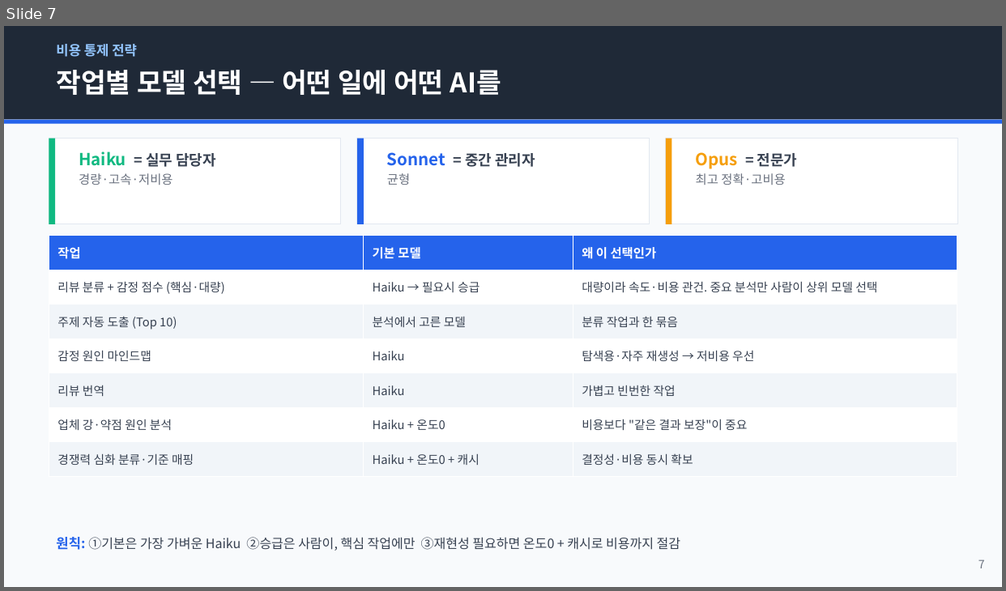
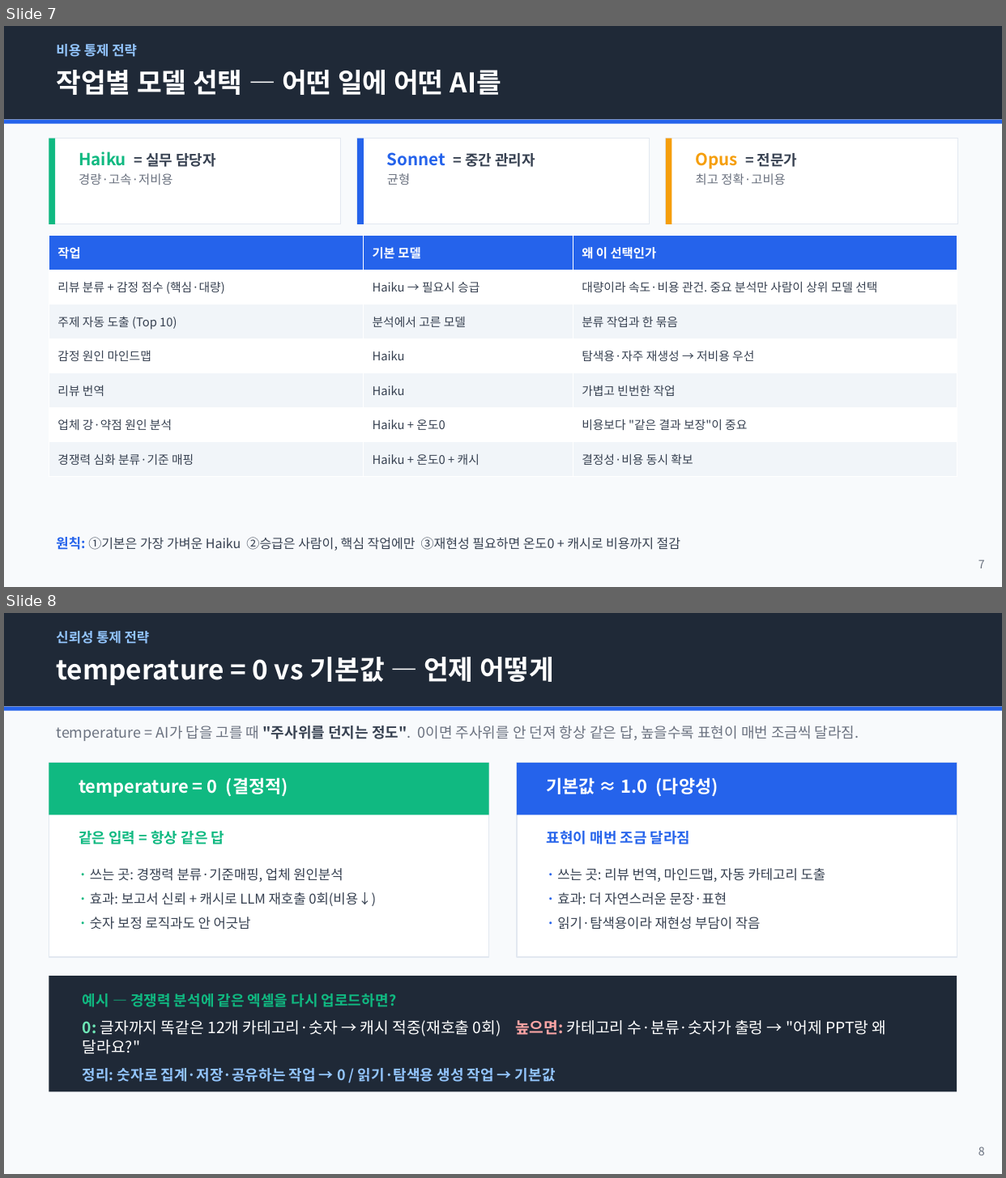
Before and after one commit to Kye-Jaemin/review-analysis-dashboard, a slide deck: MAKING_OF.pptx. Shown one above the other, each under a label of ours: slide 7 before the commit, slides 7 and 8 after it. The pictures are 1006x591 and 1006x1178 pixels, drawn with LibreOffice and Linux fonts; fonts in the diff are those of the drawing. Boxes give left, top, right and bottom in pixels: in the first picture for what was removed or moved away, otherwise in the second. Text is boxed around its words. In the diff, an @@ line names an element or a change of style, - is before the commit and + after.

```diff
--- a/MAKING_OF.pptx
+++ b/MAKING_OF.pptx
@@ slide 8 added at [4, 613, 1002, 1174], background #FFFFFF @@
@@ rectangle added at [4, 613, 1002, 1174], fill #F8FAFC @@
@@ rectangle added at [4, 613, 1002, 707], fill #1F2937 @@
@@ text added at [56, 631, 150, 644], 13 pt, text #93C5FD, bold @@
+신뢰성 통제 전략
@@ text added at [56, 657, 554, 685], 26 pt, text #FFFFFF, bold @@
+temperature = 0 vs 기본값 — 언제 어떻게
@@ rectangle added at [4, 707, 1002, 711], fill #2563EB @@
@@ text added at [56, 726, 859, 741], 14 pt, text #6B7280 @@
+temperature = AI가 답을 고를 때 "주사위를 던지는 정도". 0이면 주사위를 안 던져 항상 같은 답, 높을수록 표현이 매번 조금씩 달라짐.
@@ rectangle added at [49, 763, 489, 957], fill #FFFFFF, outline #E2E8F0 1 pt @@
@@ rectangle added at [49, 763, 489, 815], fill #10B981 @@
@@ text added at [79, 777, 288, 797], 17 pt, text #FFFFFF, bold @@
+temperature = 0 (결정적)
@@ rectangle added at [517, 763, 957, 957], fill #FFFFFF, outline #E2E8F0 1 pt @@
@@ rectangle added at [517, 763, 957, 815], fill #2563EB @@
@@ text added at [547, 777, 718, 797], 17 pt, text #FFFFFF, bold @@
+기본값 ≈ 1.0 (다양성)
@@ text added at [79, 831, 225, 845], 14 pt, text #10B981, bold @@
+같은 입력 = 항상 같은 답
@@ text added at [547, 831, 691, 845], 14 pt, text #2563EB, bold @@
+표현이 매번 조금 달라짐
@@ text added at [90, 868, 376, 930], 13 pt, text #374151 @@
+· 쓰는 곳: 경쟁력 분류·기준매핑, 업체 원인분석
+· 효과: 보고서 신뢰 + 캐시로 LLM 재호출 0회(비용↓)
+· 숫자 보정 로직과도 안 어긋남
@@ text added at [557, 868, 826, 930], 13 pt, text #374151 @@
+· 쓰는 곳: 리뷰 번역, 마인드맵, 자동 카테고리 도출
+· 효과: 더 자연스러운 문장·표현
+· 읽기·탐색용이라 재현성 부담이 작음
@@ rectangle added at [49, 976, 957, 1093], fill #1F2937 @@
@@ text added at [83, 994, 887, 1082], 15 pt, text #FFFFFF, bold @@
+예시 — 경쟁력 분석에 같은 엑셀을 다시 업로드하면?
+0: 글자까지 똑같은 12개 카테고리·숫자 → 캐시 적중(재호출 0회) 높으면: 카테고리 수·분류·숫자가 출렁 → "어제 PPT랑 왜 달라요?"
+정리: 숫자로 집계·저장·공유하는 작업 → 0 / 읽기·탐색용 생성 작업 → 기본값
@@ text added at [978, 1147, 985, 1156], 11 pt, text #6B7280 @@
+8
```
Also in this commit, not shown: 2 slides changed.
